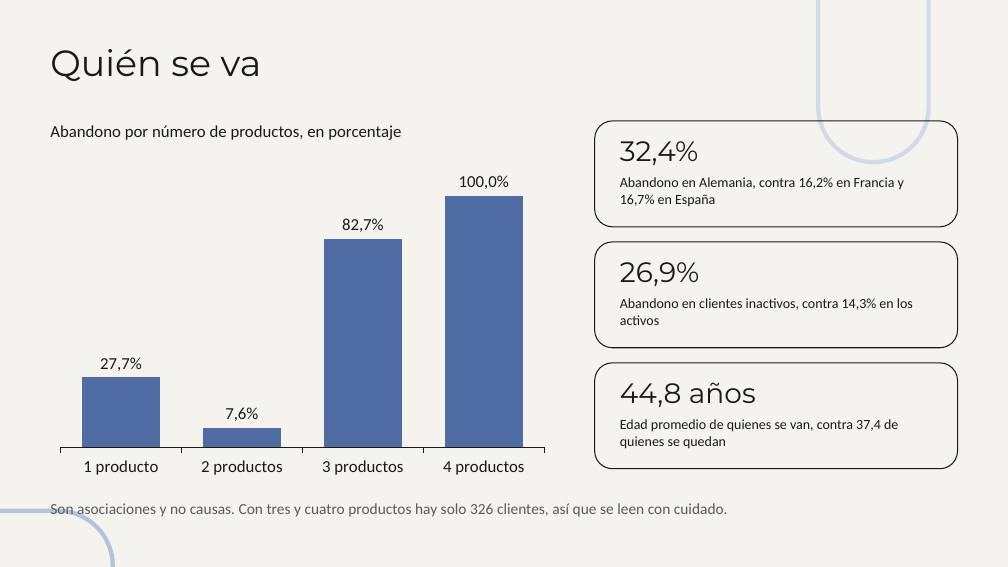
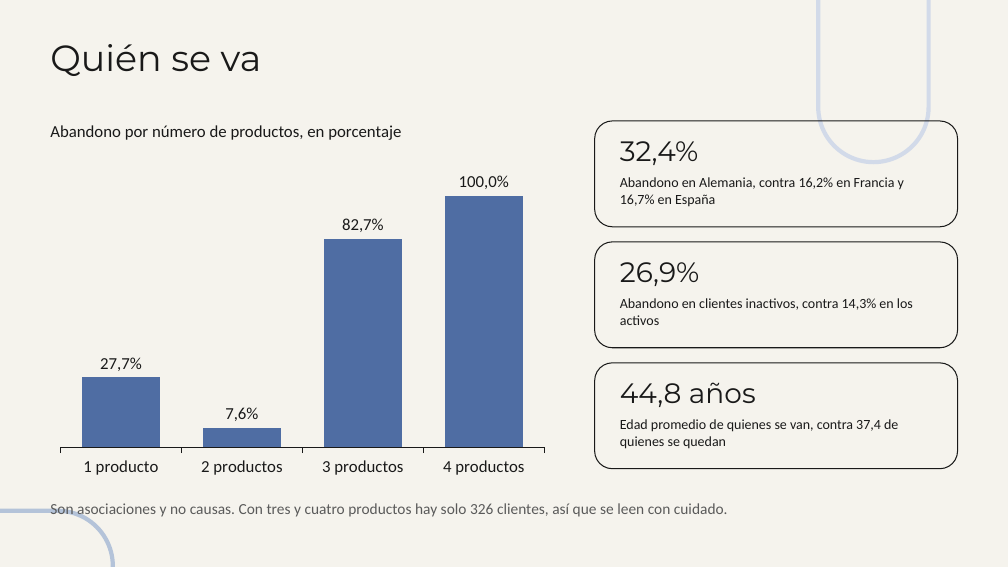
Before and after one commit to maria366p/CD_taller2, a slide deck: slide 3 of informe/Presentacion_Taller2.pptx. Drawn at 1008x567 pixels with LibreOffice and Linux fonts; fonts in the diff are those of the drawing. Boxes give left, top, right and bottom in pixels: in the first picture for what was removed or moved away, otherwise in the second. Text is boxed around its words. In the diff, an @@ line names an element or a change of style, - is before the commit and + after.

```diff
--- a/informe/Presentacion_Taller2.pptx
+++ b/informe/Presentacion_Taller2.pptx
@@ title "Quién se va" at box(50, 44, 262, 76): line spacing 1 to 0.9 @@
```
Also in this commit, not shown: 7 other slides changed, 1 slide added, 1 slide removed.
